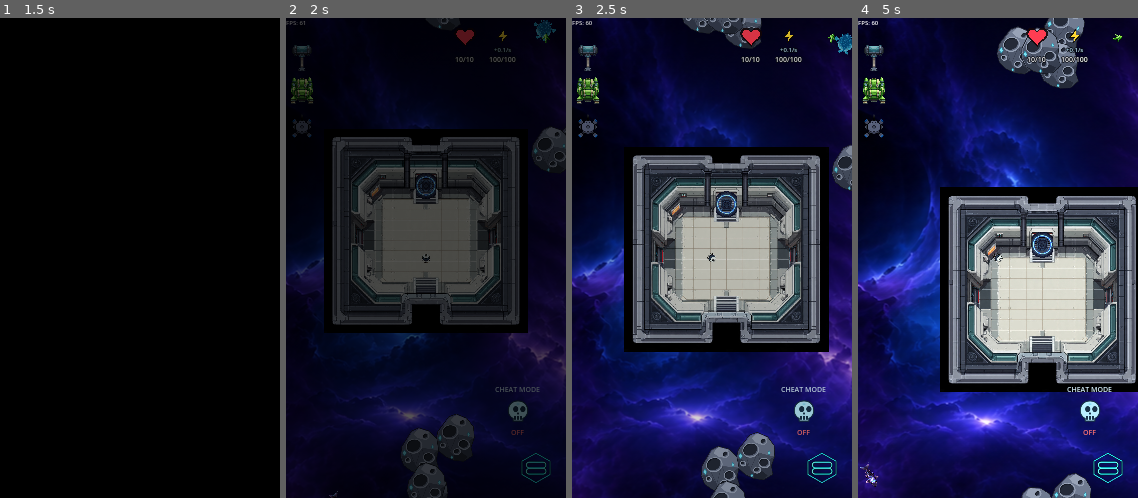
Above: before the commit, frames 1-4 (left to right).
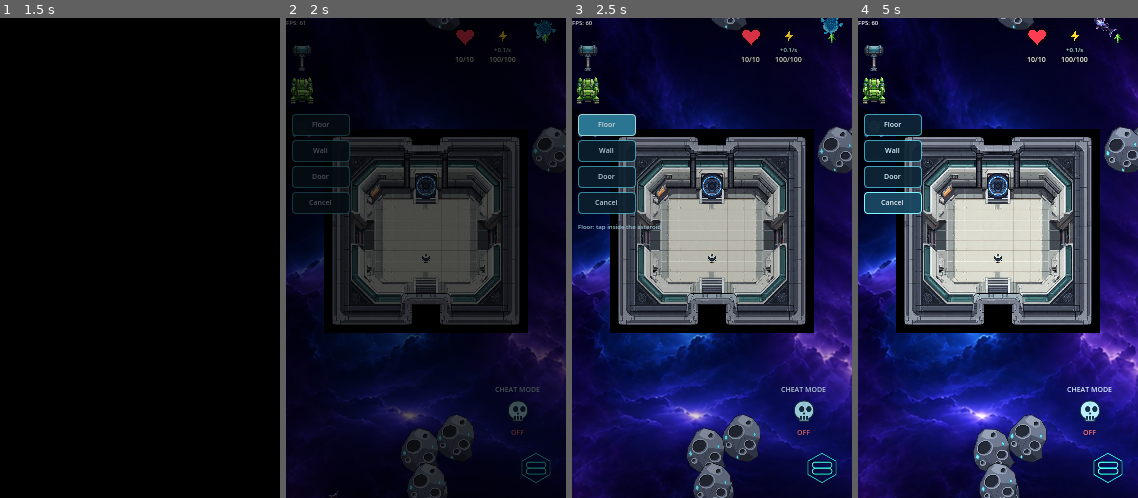
Above: after the commit, the same moments.

Repository: wildane/ShootingStar
Game: Godot game, scene res://scene/main_menu/main_menu.tscn
The game is run twice, just before and just after one commit, with the same random seed, the same clock (stepped at 60 frames per second) and the same inputs.
Inputs (mouse positions are in pixels of both pictures, inside the frame that each line leads up to):
- Up to frame 1 (1.5 s): click "New Game" at 0.5 s; click "New Game" at 1.25 s
- Up to frame 2 (2 s): no input
- Up to frame 3 (2.5 s): click (605, 123) at 2 s, where only the run after the commit has a clickable "Floor"
- Up to frame 4 (5 s): click (891, 152) at 2.75 s, where only the run after the commit has a clickable "Wall"; click (891, 176) at 3.5 s, where only the run after the commit has a clickable "Door"; click (891, 205) at 4.25 s, where only the run after the commit has a clickable "Cancel"

Frame 1 is identical in both runs. In frame 2, 0.8% of the frame differs, in the area x 2-23%, y 20-41%; in frame 3, 38%; in frame 4, 57%, in the area x 0-100%, y 0-100%.

Commit message:
Tambah asteroid dan grid bina pangkalan (lantai/dinding/pintu)
Asteroid besar ada scene sendiri dan boleh diletak dalam level; ia bukan
meteorit yang boleh dilombong. BuildGrid hanya membenarkan tile di atas
asteroid dan bersambung dengan tile sedia ada, dengan pintu yang terbuka
automatik bila pemain hampir.

Diff:
--- /dev/null
+++ b/scene/asteroid/Asteroid.gd
@@ -0,0 +1,57 @@
+class_name Asteroid
+extends Node2D
+
+## Asteroid besar — BUKAN meteorit yang boleh dilombong. Ia padat, pemain
+## melanggar permukaannya, dan ia menyediakan kawasan sah untuk membina
+## lantai/dinding/pintu pangkalan.
+##
+## Bentuk dan kolider dibina daripada `jejari` supaya satu scene boleh
+## digunakan pada saiz berbeza (letak instance lain dalam level).
+
+@export var jejari: float = 150.0
+@export var bilangan_sisi: int = 28
+## Jarak ke dalam dari tepi batu. Tile grid mesti berada sekurang-kurangnya
+## sejauh ini dari tepi supaya ia tidak tergantung di luar asteroid.
+@export var margin_bina: float = 16.0
+@export var warna_batu: Color = Color(0.15, 0.18, 0.25, 1.0)
+@export var warna_tepi: Color = Color(0.36, 0.72, 0.95, 0.55)
+
+var _poligon: PackedVector2Array = PackedVector2Array()
+
+func _ready() -> void:
+	add_to_group("Asteroid")
+	_bina_bentuk()
+
+func _bina_bentuk() -> void:
+	_poligon = PackedVector2Array()
+	for i in range(bilangan_sisi):
+		var sudut: float = TAU * float(i) / float(bilangan_sisi)
+		# Sedikit tak seragam supaya nampak seperti batu, bukan bulatan sempurna.
+		var r: float = jejari * (1.0 + 0.09 * sin(sudut * 3.0 + 0.7) + 0.05 * cos(sudut * 5.0))
+		_poligon.append(Vector2(cos(sudut), sin(sudut)) * r)
+
+	var badan := StaticBody2D.new()
+	badan.name = "Badan"
+	# Layer 4 (nilai 8) = environment, sama seperti meteorit. Pemain
+	# (collision_mask 10) berlanggar dengan layer ini.
+	badan.collision_layer = 8
+	badan.collision_mask = 0
+	var bentuk := CollisionPolygon2D.new()
+	bentuk.polygon = _poligon
+	badan.add_child(bentuk)
+	add_child(badan)
+
+	queue_redraw()
+
+func _draw() -> void:
+	if _poligon.size() < 3:
+		return
+	draw_colored_polygon(_poligon, warna_batu)
+	var tutup := _poligon.duplicate()
+	tutup.append(_poligon[0])
+	draw_polyline(tutup, warna_tepi, 3.0, true)
+	draw_polyline(tutup, Color(0.55, 0.88, 1.0, 0.12), 9.0, true)
+
+# Bolehkah tile dibina pada posisi dunia ini? Dipanggil oleh BuildGrid.
+func boleh_bina_di(pos_dunia: Vector2) -> bool:
+	return to_local(pos_dunia).length() <= jejari - margin_bina
--- /dev/null
+++ b/scene/asteroid/Asteroid.tscn
@@ -0,0 +1,6 @@
+[gd_scene load_steps=2 format=3]
+
+[ext_resource type="Script" path="res://scene/asteroid/Asteroid.gd" id="1_ast"]
+
+[node name="Asteroid" type="Node2D"]
+script = ExtResource("1_ast")
--- a/scene/astro/AstroAngkasaState.gd
+++ b/scene/astro/AstroAngkasaState.gd
@@ -115,7 +115,7 @@
 				ada_target = false # joystick ambil alih kawalan
 
 func mod_bina_aktif() -> bool:
-	return is_instance_valid(BuildManager) and BuildManager.mod_pembinaan
+	return (is_instance_valid(BuildManager) and BuildManager.mod_pembinaan) or BuildGrid.mod_aktif
 
 func _skrin_ke_dunia(pos_skrin: Vector2) -> Vector2:
 	# Tukar posisi skrin (klik) kepada posisi dunia (ikut kamera)
--- a/scene/astro/AstroBasteState.gd
+++ b/scene/astro/AstroBasteState.gd
@@ -109,7 +109,7 @@
 				ada_target = false # joystick ambil alih kawalan
 
 func mod_bina_aktif() -> bool:
-	return is_instance_valid(BuildManager) and BuildManager.mod_pembinaan
+	return (is_instance_valid(BuildManager) and BuildManager.mod_pembinaan) or BuildGrid.mod_aktif
 
 func _skrin_ke_dunia(pos_skrin: Vector2) -> Vector2:
 	# Tukar posisi skrin (klik) kepada posisi dunia (ikut kamera)
--- /dev/null
+++ b/scene/level_3/build_system/BuildGrid.gd
@@ -0,0 +1,291 @@
+class_name BuildGrid
+extends Node2D
+
+## Sistem bina grid pangkalan: lantai, dinding dan pintu.
+##
+## Peraturan penempatan (mengikut keputusan reka bentuk projek):
+## 1. Tile mesti berada di atas asteroid (group "Asteroid" + `boleh_bina_di`).
+## 2. Tile pertama bebas di mana-mana dalam asteroid; tile seterusnya mesti
+##    bersambung 4-jiran dengan tile sedia ada. Jadi tiada struktur terapung
+##    dan tiada dinding terpencil di angkasa.
+##
+## Lantai tidak berkolider (pemain terapung/berjalan di atasnya), dinding
+## menyekat pemain, pintu terbuka automatik bila pemain hampir.
+
+const SAIZ_SEL: int = 16
+const JENIS_LANTAI: int = 0
+const JENIS_DINDING: int = 1
+const JENIS_PINTU: int = 2
+const NAMA_JENIS: Array[String] = ["Floor", "Wall", "Door"]
+
+# Layer 4 (nilai 8) = environment, sama seperti meteorit dan asteroid.
+const LAYER_HALANGAN: int = 8
+const JARAK_BUKA_PINTU: float = 22.0
+
+# Dipakai oleh AstroStateMachine supaya tap semasa mod bina tidak
+# menggerakkan pemain.
+static var mod_aktif: bool = false
+
+var _tile: Dictionary = {}        # Vector2i -> jenis
+var _badan_pintu: Dictionary = {} # Vector2i -> StaticBody2D
+var _pintu_dekat: Dictionary = {} # Vector2i -> bool
+
+var _mod: int = -1
+var _jari: int = -1
+var _hantu: Vector2i = Vector2i.ZERO
+var _ada_hantu: bool = false
+
+var _butang: Array[Button] = []
+var _label_status: Label
+
+func _ready() -> void:
+	mod_aktif = false
+	_bina_hud()
+
+func _exit_tree() -> void:
+	mod_aktif = false
+
+# ==========================================
+# HUD: butang Floor / Wall / Door / X
+# ==========================================
+func _bina_hud() -> void:
+	var kanvas := CanvasLayer.new()
+	kanvas.name = "HudBinaGrid"
+	kanvas.layer = 90
+	add_child(kanvas)
+
+	var lajur := VBoxContainer.new()
+	lajur.position = Vector2(6, 96)
+	lajur.add_theme_constant_override("separation", 4)
+	kanvas.add_child(lajur)
+
+	var tema := _tema_butang()
+	for jenis in [JENIS_LANTAI, JENIS_DINDING, JENIS_PINTU]:
+		var butang := Button.new()
+		butang.text = NAMA_JENIS[jenis]
+		butang.toggle_mode = true
+		butang.focus_mode = Control.FOCUS_NONE
+		butang.custom_minimum_size = Vector2(58, 22)
+		butang.add_theme_font_size_override("font_size", 7)
+		butang.theme = tema
+		butang.pressed.connect(_pilih.bind(jenis))
+		lajur.add_child(butang)
+		_butang.append(butang)
+
+	var batal := Button.new()
+	batal.text = "Cancel"
+	batal.focus_mode = Control.FOCUS_NONE
+	batal.custom_minimum_size = Vector2(58, 22)
+	batal.add_theme_font_size_override("font_size", 7)
+	batal.theme = tema
+	batal.pressed.connect(_batal)
+	lajur.add_child(batal)
+
+	_label_status = Label.new()
+	_label_status.position = Vector2(6, 96 + 4 * 26 + 4)
+	_label_status.custom_minimum_size = Vector2(150, 0)
+	_label_status.autowrap_mode = TextServer.AUTOWRAP_WORD_SMART
+	_label_status.add_theme_font_size_override("font_size", 6)
+	_label_status.add_theme_color_override("font_color", Color(0.72, 0.93, 1.0))
+	kanvas.add_child(_label_status)
+
+func _tema_butang() -> Theme:
+	var tema := Theme.new()
+	var normal := StyleBoxFlat.new()
+	normal.bg_color = Color(0.054, 0.145, 0.211, 0.92)
+	normal.border_color = Color(0.36, 0.9, 1, 0.7)
+	normal.set_border_width_all(1)
+	normal.set_corner_radius_all(3)
+	normal.set_content_margin_all(3.0)
+	var hover := normal.duplicate() as StyleBoxFlat
+	hover.bg_color = Color(0.098, 0.278, 0.38, 0.96)
+	hover.border_color = Color(0.5, 0.97, 1, 1)
+	var pressed := normal.duplicate() as StyleBoxFlat
+	pressed.bg_color = Color(0.2, 0.55, 0.68, 1)
+	pressed.border_color = Color(0.75, 1, 1, 1)
+	tema.set_stylebox("normal", "Button", normal)
+	tema.set_stylebox("hover", "Button", hover)
+	tema.set_stylebox("pressed", "Button", pressed)
+	tema.set_stylebox("focus", "Button", hover)
+	tema.set_color("font_color", "Button", Color(0.85, 0.97, 1, 1))
+	tema.set_color("font_pressed_color", "Button", Color(0.05, 0.12, 0.16, 1))
+	return tema
+
+# ==========================================
+# MOD BINA
+# ==========================================
+func _pilih(jenis: int) -> void:
+	if _mod == jenis:
+		_batal()
+		return
+	_mod = jenis
+	mod_aktif = true
+	_ada_hantu = false
+	for i in range(_butang.size()):
+		_butang[i].set_pressed_no_signal(i == jenis)
+	_label_status.text = NAMA_JENIS[jenis] + ": tap inside the asteroid"
+
+func _batal() -> void:
+	_mod = -1
+	mod_aktif = false
+	_jari = -1
+	_ada_hantu = false
+	for butang in _butang:
+		butang.set_pressed_no_signal(false)
+	_label_status.text = ""
+	queue_redraw()
+
+# ==========================================
+# INPUT: tap = letak, heret = gerak hantu
+# ==========================================
+func _unhandled_input(event: InputEvent) -> void:
+	if _mod < 0:
+		return
+
+	if event is InputEventScreenTouch:
+		if event.pressed:
+			if _jari != -1:
+				return
+			_jari = event.index
+			_letak_dari_skrin(event.position)
+		elif event.index == _jari:
+			_jari = -1
+		get_viewport().set_input_as_handled()
+		return
+
+	if event is InputEventScreenDrag:
+		_gerak_hantu(event.position)
+		get_viewport().set_input_as_handled()
+		return
+
+	if event is InputEventMouseButton and event.pressed and event.button_index == MOUSE_BUTTON_LEFT:
+		_letak_dari_skrin(event.position)
+		get_viewport().set_input_as_handled()
+		return
+
+	if event is InputEventMouseMotion:
+		_gerak_hantu(event.position)
+
+func _gerak_hantu(pos_skrin: Vector2) -> void:
+	_hantu = _sel_dari_dunia(_skrin_ke_dunia(pos_skrin))
+	_ada_hantu = true
+	queue_redraw()
+
+func _letak_dari_skrin(pos_skrin: Vector2) -> void:
+	_hantu = _sel_dari_dunia(_skrin_ke_dunia(pos_skrin))
+	_ada_hantu = true
+	letak(_hantu)
+
+# ==========================================
+# PENEMPATAN TILE
+# ==========================================
+# Boleh dipanggil terus (ujian) tanpa input skrin.
+func letak(g: Vector2i) -> bool:
+	if _mod < 0:
+		return false
+	if not boleh_bina(g):
+		_label_status.text = "Can't build here: must be on the asteroid and touch your base"
+		return false
+
+	var jenis := _mod
+	_tile[g] = jenis
+	_bina_kolider(g, jenis)
+	_label_status.text = NAMA_JENIS[jenis] + " placed"
+	queue_redraw()
+	return true
+
+func boleh_bina(g: Vector2i) -> bool:
+	if _tile.has(g):
+		return false
+	if not _atas_asteroid(_tengah_sel(g)):
+		return false
+	if _tile.is_empty():
+		return true
+	for arah in [Vector2i(0, -1), Vector2i(0, 1), Vector2i(-1, 0), Vector2i(1, 0)]:
+		if _tile.has(g + arah):
+			return true
+	return false
+
+func _atas_asteroid(pos: Vector2) -> bool:
+	for asteroid in get_tree().get_nodes_in_group("Asteroid"):
+		if asteroid.has_method("boleh_bina_di") and asteroid.boleh_bina_di(pos):
+			return true
+	return false
+
+func _bina_kolider(g: Vector2i, jenis: int) -> void:
+	if jenis == JENIS_LANTAI:
+		return
+	var badan := StaticBody2D.new()
+	badan.name = "Grid_%d_%d" % [g.x, g.y]
+	badan.position = _tengah_sel(g)
+	badan.collision_layer = LAYER_HALANGAN
+	badan.collision_mask = 0
+	var bentuk := CollisionShape2D.new()
+	var segi := RectangleShape2D.new()
+	segi.size = Vector2(SAIZ_SEL, SAIZ_SEL)
+	bentuk.shape = segi
+	badan.add_child(bentuk)
+	add_child(badan)
+	if jenis == JENIS_PINTU:
+		_badan_pintu[g] = badan
+
+# Pintu terbuka (kolider dimatikan) bila pemain berada dekat.
+func _physics_process(_delta: float) -> void:
+	if _badan_pintu.is_empty():
+		return
+	var pemain := get_tree().get_first_node_in_group("Player") as Node2D
+	for g in _badan_pintu:
+		var dekat: bool = pemain != null and is_instance_valid(pemain) \
+			and pemain.global_position.distance_to(_tengah_sel(g)) <= JARAK_BUKA_PINTU
+		if bool(_pintu_dekat.get(g, false)) == dekat:
+			continue
+		_pintu_dekat[g] = dekat
+		var badan: StaticBody2D = _badan_pintu[g]
+		badan.set_deferred("collision_layer", 0 if dekat else LAYER_HALANGAN)
+		queue_redraw()
+
+# ==========================================
+# LUKISAN
+# ==========================================
+func _draw() -> void:
+	var saiz := Vector2(SAIZ_SEL, SAIZ_SEL)
+	for g in _tile:
+		var rect := Rect2(Vector2(g) * SAIZ_SEL, saiz)
+		match int(_tile[g]):
+			JENIS_LANTAI:
+				draw_rect(rect, Color(0.07, 0.22, 0.30, 0.82))
+				draw_rect(rect, Color(0.28, 0.66, 0.82, 0.55), false, 1.0)
+			JENIS_DINDING:
+				draw_rect(rect, Color(0.10, 0.17, 0.24, 0.95))
+				draw_rect(rect, Color(0.45, 0.95, 1.0, 0.9), false, 2.0)
+				draw_line(rect.position + Vector2(4, 4), rect.end - Vector2(4, 4),
+					Color(0.3, 0.7, 0.85, 0.45), 1.0)
+			JENIS_PINTU:
+				if bool(_pintu_dekat.get(g, false)):
+					draw_rect(rect, Color(0.2, 0.55, 0.65, 0.25))
+					draw_rect(rect, Color(0.5, 1.0, 1.0, 0.45), false, 1.0)
+				else:
+					draw_rect(rect, Color(0.12, 0.30, 0.38, 0.95))
+					draw_rect(rect, Color(0.55, 1.0, 1.0, 0.95), false, 2.0)
+					draw_line(rect.position + Vector2(SAIZ_SEL * 0.5, 2),
+						rect.position + Vector2(SAIZ_SEL * 0.5, SAIZ_SEL - 2),
+						Color(0.05, 0.20, 0.28), 2.0)
+
+	if _ada_hantu and _mod >= 0:
+		var rect := Rect2(Vector2(_hantu) * SAIZ_SEL, saiz)
+		var sah := boleh_bina(_hantu)
+		var warna := Color(0.4, 1.0, 0.6, 0.30) if sah else Color(1.0, 0.35, 0.35, 0.30)
+		draw_rect(rect, warna)
+		draw_rect(rect, warna.lightened(0.4), false, 2.0)
+
+# ==========================================
+# UTILITI
+# ==========================================
+func _skrin_ke_dunia(pos_skrin: Vector2) -> Vector2:
+	return get_viewport().get_canvas_transform().affine_inverse() * pos_skrin
+
+func _sel_dari_dunia(pos: Vector2) -> Vector2i:
+	return Vector2i(floori(pos.x / float(SAIZ_SEL)), floori(pos.y / float(SAIZ_SEL)))
+
+func _tengah_sel(g: Vector2i) -> Vector2:
+	return Vector2(g) * SAIZ_SEL + Vector2(SAIZ_SEL, SAIZ_SEL) * 0.5
--- a/scene/level_3/level_3.tscn
+++ b/scene/level_3/level_3.tscn
@@ -37,6 +37,8 @@
 [ext_resource type="PackedScene" path="res://scene/Mob/HuskLurker/HuskLurker.tscn" id="33_husk"]
 [ext_resource type="PackedScene" path="res://scene/Mob/AquaHuskMiniBoss/AquaHuskMiniBoss.tscn" id="34_boss"]
 [ext_resource type="Script" path="res://scene/ui/CheatMode.gd" id="42_cheat"]
+[ext_resource type="PackedScene" path="res://scene/asteroid/Asteroid.tscn" id="60_ast"]
+[ext_resource type="Script" path="res://scene/level_3/build_system/BuildGrid.gd" id="61_bgrid"]
 
 [sub_resource type="StyleBoxEmpty" id="StyleBoxEmpty_fs2q3"]
 
@@ -397,6 +399,13 @@
 shape = SubResource("RectangleShape2D_q54y3")
 metadata/_edit_lock_ = true
 
+[node name="Asteroid" parent="." instance=ExtResource("60_ast")]
+position = Vector2(-260, 380)
+jejari = 150.0
+
+[node name="BuildGrid" type="Node2D" parent="."]
+script = ExtResource("61_bgrid")
+
 [node name="Y_Sort_Container" type="Node2D" parent="." unique_id=1595145890]
 y_sort_enabled = true
 metadata/_edit_lock_ = true
Not shown, added: scene/asteroid/Asteroid.gd.uid
Not shown, added: scene/level_3/build_system/BuildGrid.gd.uid
